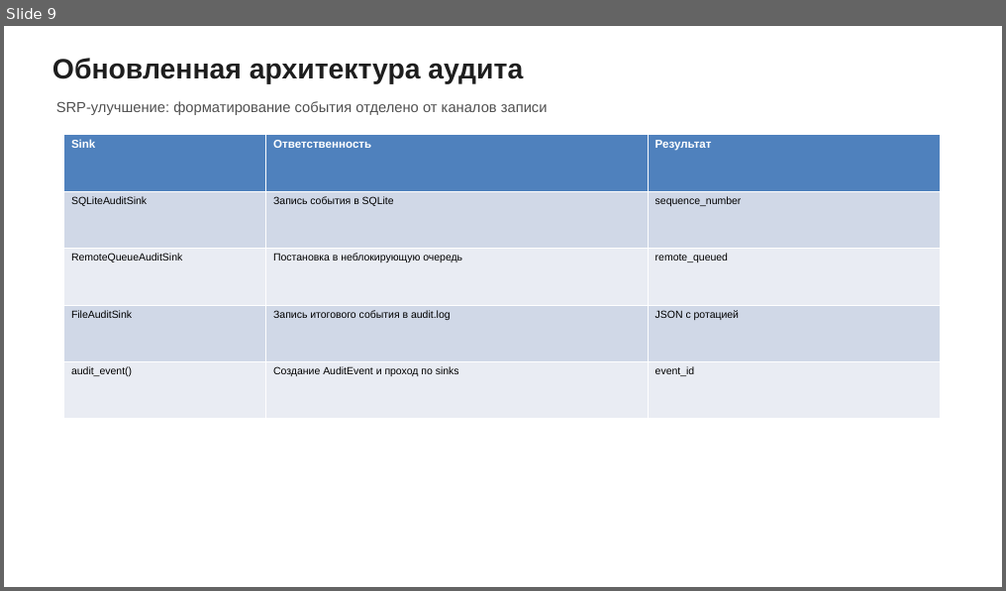
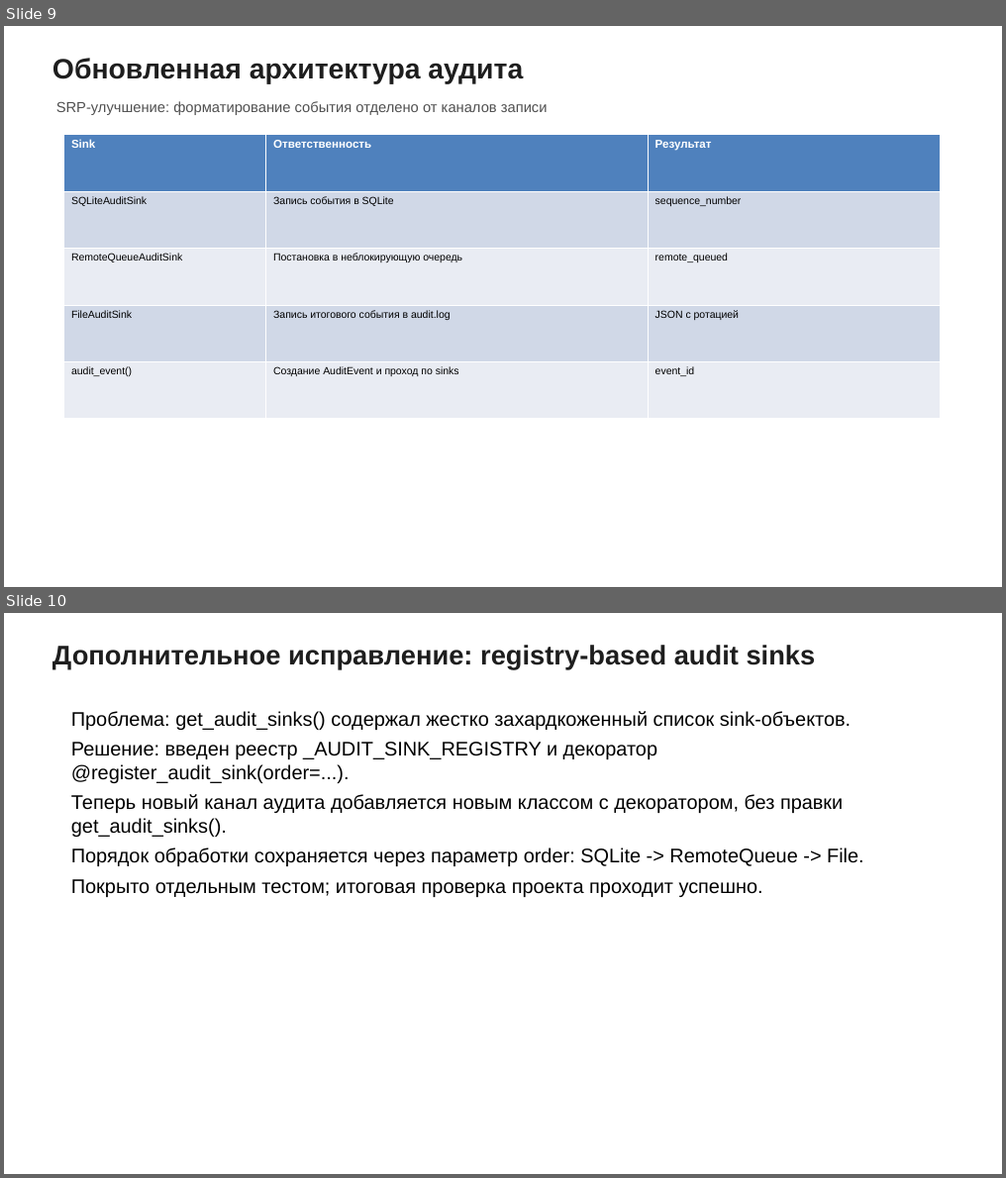
Before and after one commit to romatekanov94971-code/km3, a slide deck: docs/presentation/architecture_overview.pptx. Shown one above the other, each under a label of ours: slide 9 before the commit, slides 9 and 10 after it. The pictures are 1006x591 and 1006x1178 pixels, drawn with LibreOffice and Linux fonts; fonts in the diff are those of the drawing. Boxes give left, top, right and bottom in pixels: in the first picture for what was removed or moved away, otherwise in the second. Text is boxed around its words. In the diff, an @@ line names an element or a change of style, - is before the commit and + after.

```diff
--- a/docs/presentation/architecture_overview.pptx
+++ b/docs/presentation/architecture_overview.pptx
@@ slide 10 added at <box>4,613,1002,1174</box>, background #FFFFFF @@
@@ text added at <box>53,645,816,668</box>, 26 pt, text #1E1E1E, bold @@
+Дополнительное исправление: registry-based audit sinks
@@ text added at <box>71,711,864,897</box>, 19 pt, text #000000 @@
+Проблема: get_audit_sinks() содержал жестко захардкоженный список sink-объектов.
+Решение: введен реестр _AUDIT_SINK_REGISTRY и декоратор @register_audit_sink(order=...).
+Теперь новый канал аудита добавляется новым классом с декоратором, без правки get_audit_sinks().
+Порядок обработки сохраняется через параметр order: SQLite -> RemoteQueue -> File.
+Покрыто отдельным тестом; итоговая проверка проекта проходит успешно.
```
Also in this commit, not shown: 8 other files.
